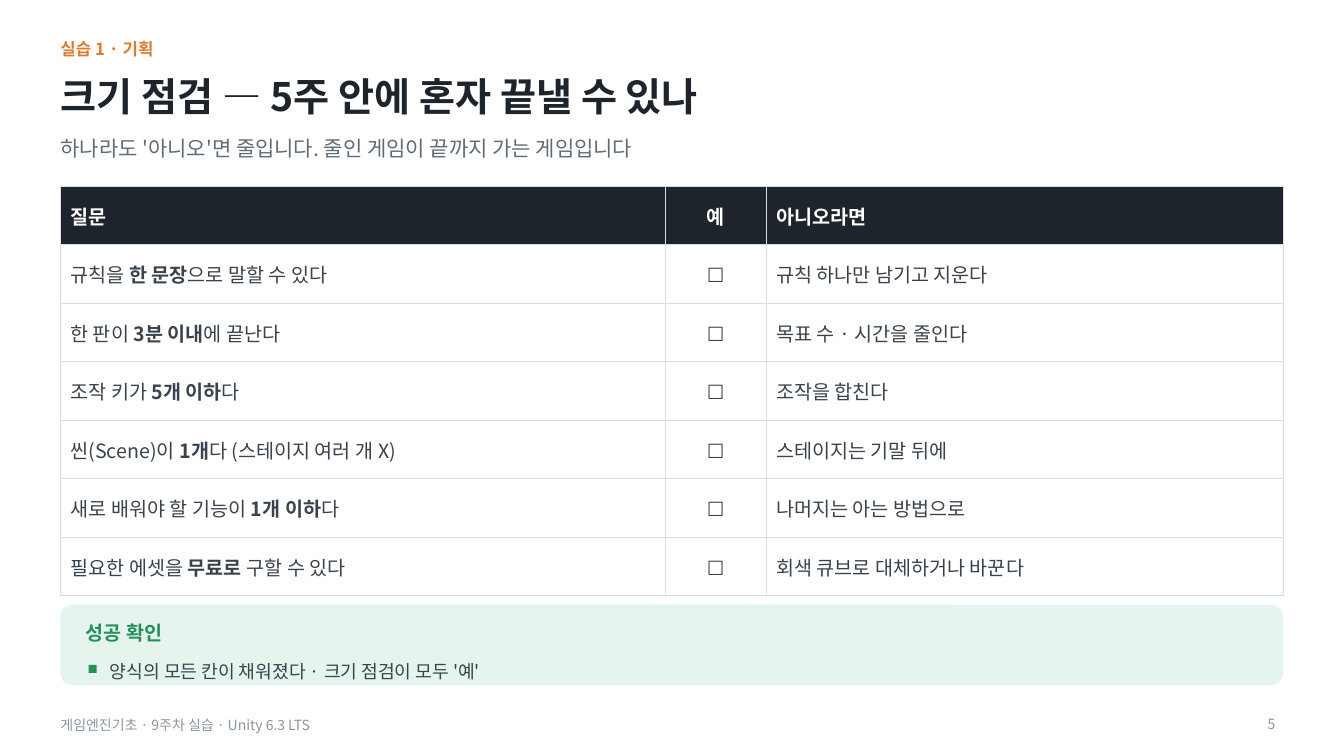
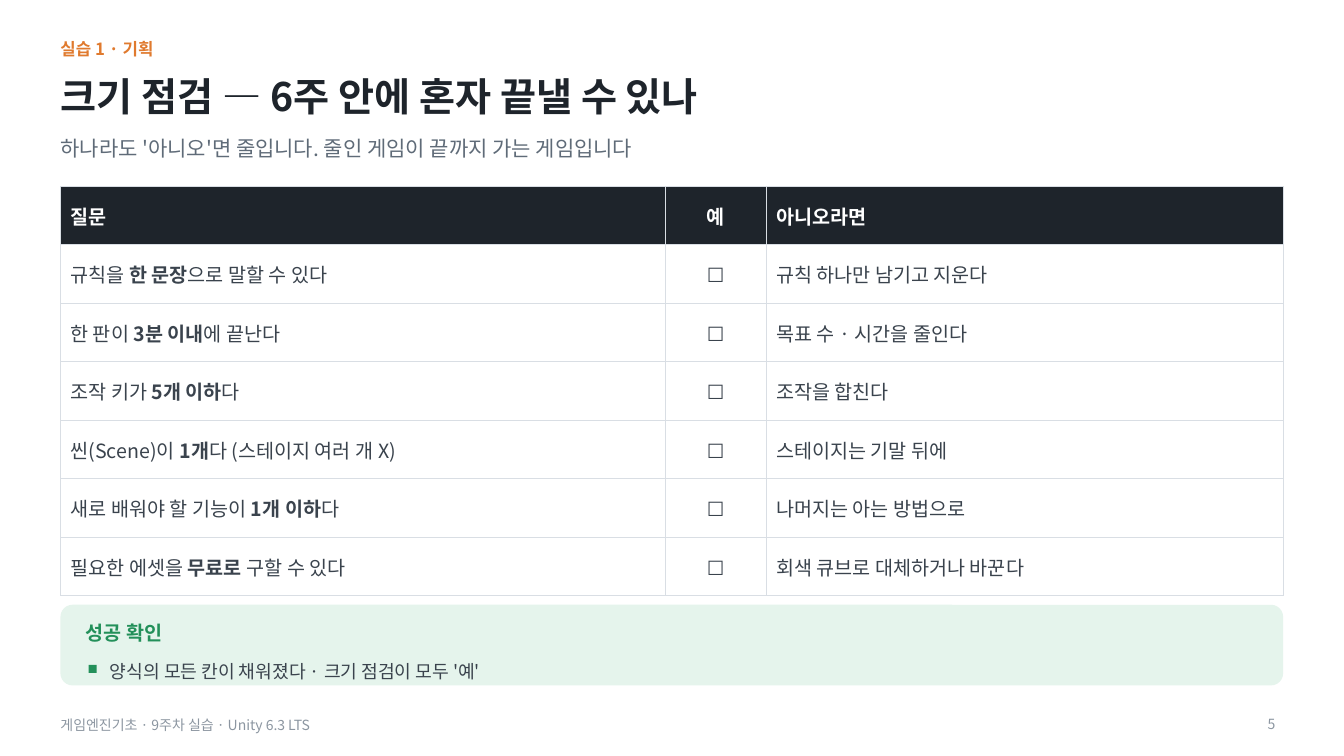
Before and after one commit to iplay-garden/game-engine-basics, a slide deck: slide 5 of 9주차/한국어/게임엔진기초_9주차_오프라인_실습슬라이드.pptx. Drawn at 1344x756 pixels with LibreOffice and Linux fonts; fonts in the diff are those of the drawing. Boxes give left, top, right and bottom in pixels: in the first picture for what was removed or moved away, otherwise in the second. Text is boxed around its words. In the diff, an @@ line names an element or a change of style, - is before the commit and + after.

```diff
--- a/9주차/한국어/게임엔진기초_9주차_오프라인_실습슬라이드.pptx
+++ b/9주차/한국어/게임엔진기초_9주차_오프라인_실습슬라이드.pptx
@@ title at box(60, 78, 698, 115): text changed @@
-크기 점검 — 5주 안에 혼자 끝낼 수 있나
+크기 점검 — 6주 안에 혼자 끝낼 수 있나
```
Also in this commit, not shown: 1 other slide changed, 6 other files.
